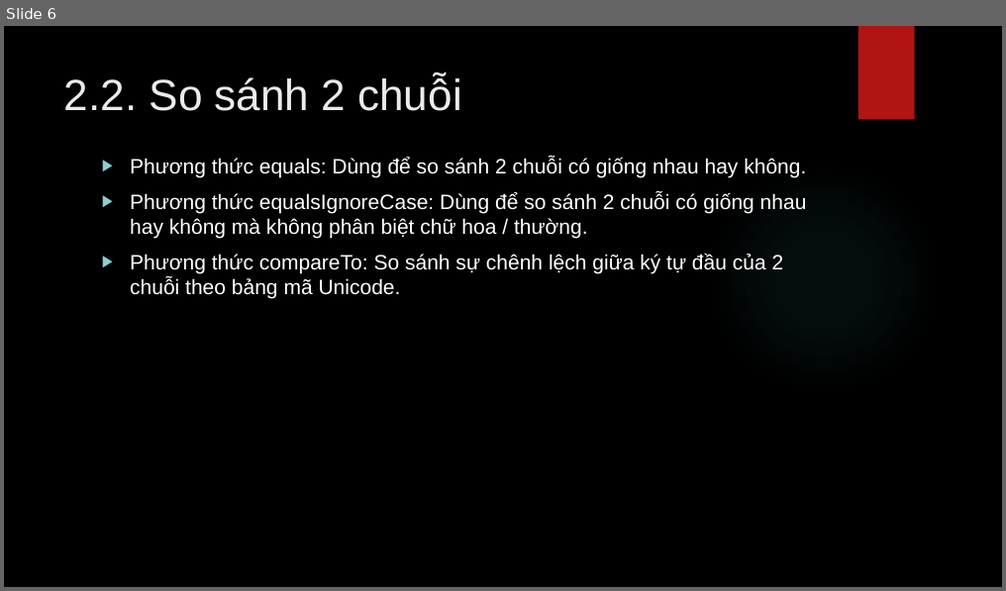
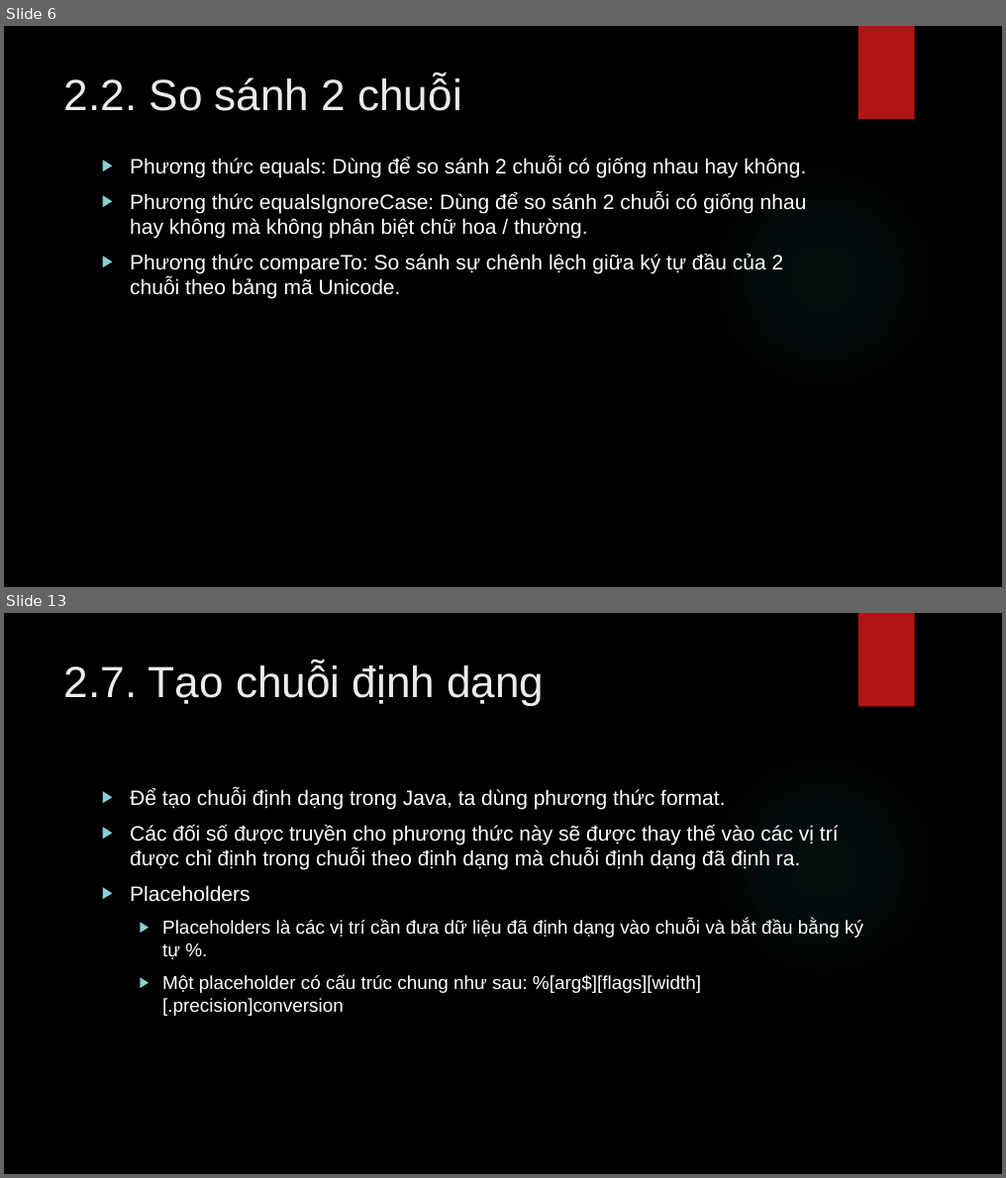
Before and after one commit to lequochai26/GDUTraining_Basic_Java_Web_Development, a slide deck: Slides/Day_2_2.pptx. Shown one above the other, each under a label of ours: slide 6 before the commit, slides 6 and 13 after it; the slides between them are not shown. The pictures are 1006x591 and 1006x1178 pixels, drawn with LibreOffice and Linux fonts; fonts in the diff are those of the drawing; background and template pictures are left out. Boxes give left, top, right and bottom in pixels: in the first picture for what was removed or moved away, otherwise in the second. Text is boxed around its words. In the diff, an @@ line names an element or a change of style, - is before the commit and + after.

```diff
--- a/Slides/Day_2_2.pptx
+++ b/Slides/Day_2_2.pptx
@@ slide 13 added at bbox=[4, 613, 1002, 1174], background picture (left out); not listed: 2 template elements that a slide beside it also shows @@
@@ title added at bbox=[64, 662, 544, 705], 42 pt, text #EBEBEB @@
+2.7. Tạo chuỗi định dạng
@@ text added at bbox=[130, 788, 863, 1016], 20 pt, text #FFFFFF @@
+▶ Để tạo chuỗi định dạng trong Java, ta dùng phương thức format.
+▶ Các đối số được truyền cho phương thức này sẽ được thay thế vào các vị trí được chỉ định trong chuỗi theo định dạng mà chuỗi định dạng đã định ra.
+▶ Placeholders
+  ▶ Placeholders là các vị trí cần đưa dữ liệu đã định dạng vào chuỗi và bắt đầu bằng ký tự %.
+  ▶ Một placeholder có cấu trúc chung như sau: %[arg$][flags][width][.precision]conversion
```
Also in this commit, not shown: 43 other slides added.
